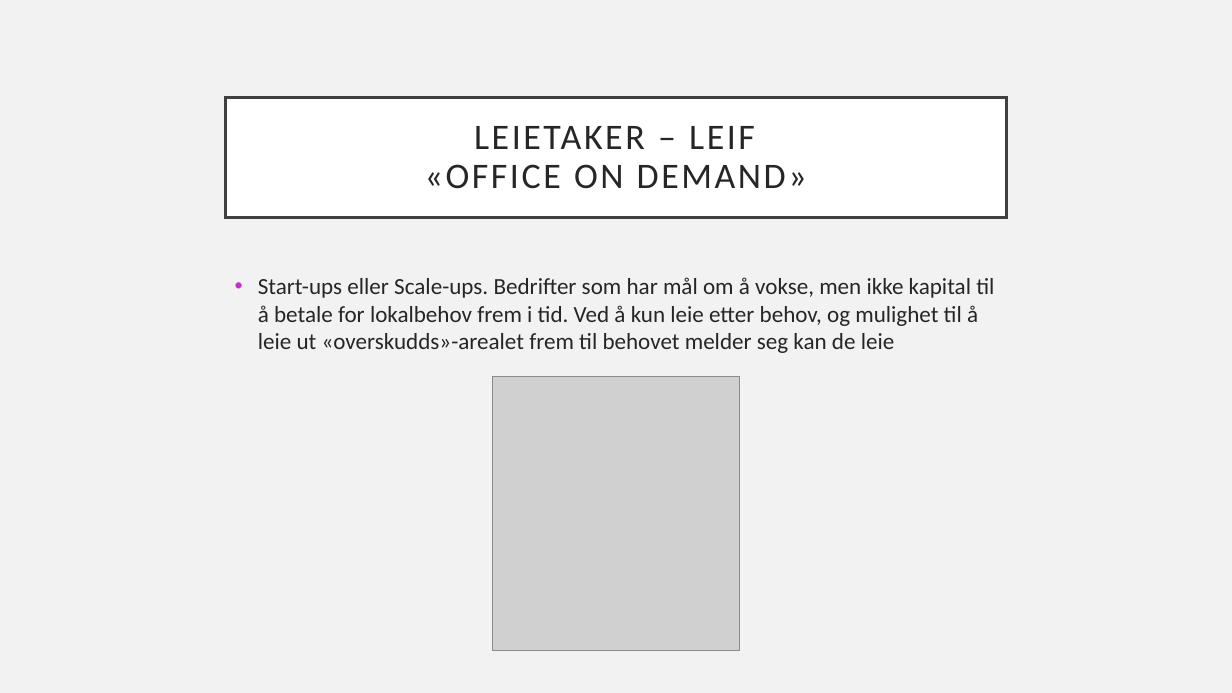
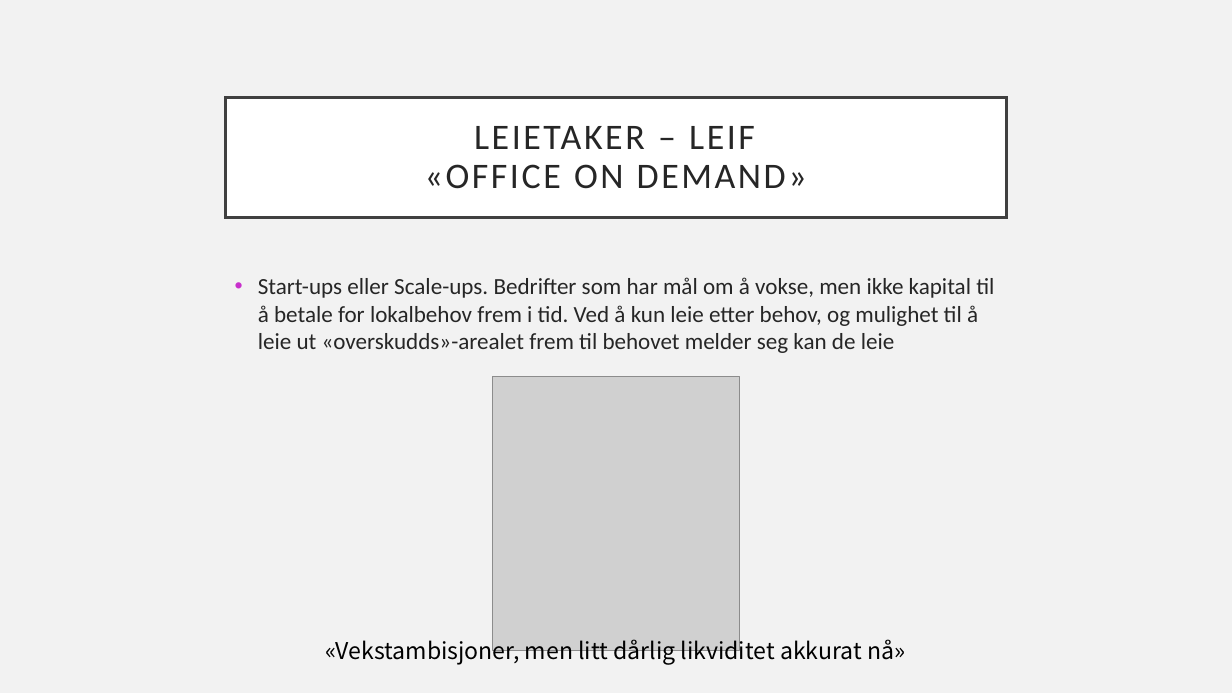
Before and after one commit to knowit/fant, a slide deck: slide 19 of doc/konsept/Fant-.pptx (slide 18 before the commit). Drawn at 1232x693 pixels with LibreOffice and Linux fonts; fonts in the diff are those of the drawing; grey boxes stand for pictures. Boxes give left, top, right and bottom in pixels: in the first picture for what was removed or moved away, otherwise in the second. Text is boxed around its words. In the diff, an @@ line names an element or a change of style, - is before the commit and + after.

```diff
--- a/doc/konsept/Fant-.pptx
+++ b/doc/konsept/Fant-.pptx
@@ text added at [325, 636, 905, 665], 18 pt, text #000000 @@
+«Vekstambisjoner, men litt dårlig likviditet akkurat nå»
```
Also in this commit, not shown: 8 other slides changed, 3 slides added.
